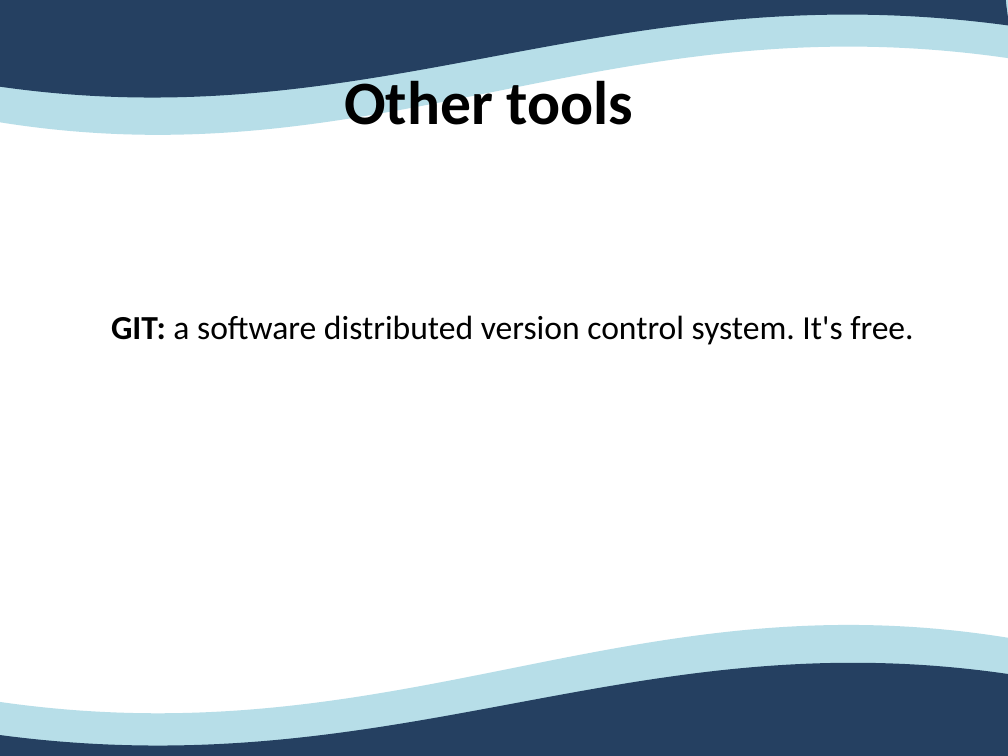
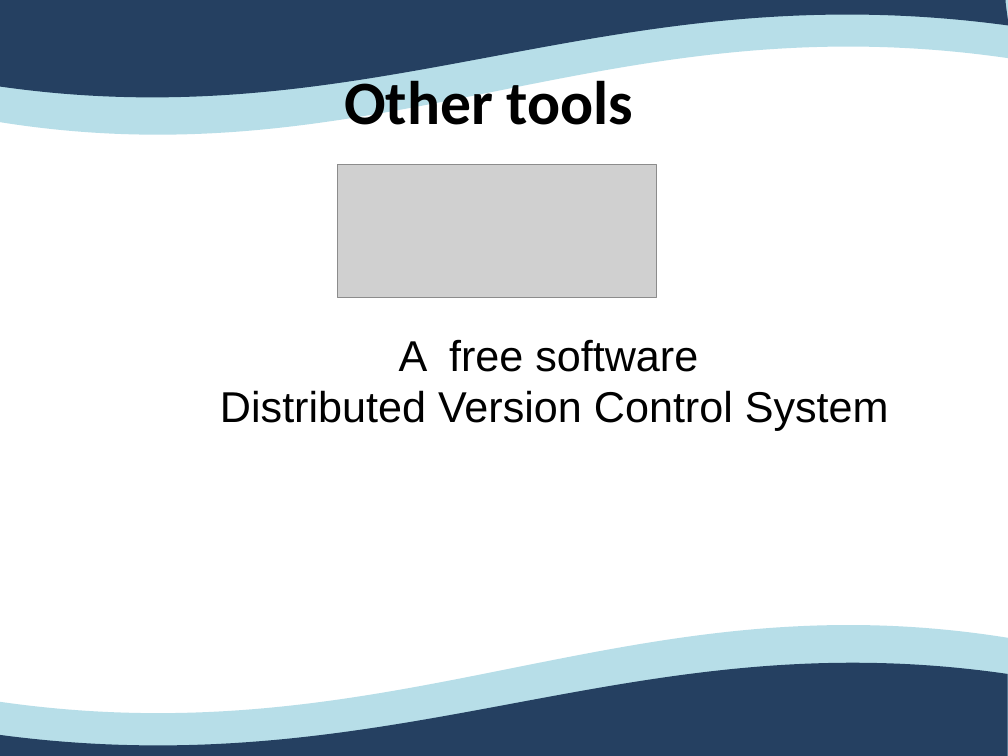
Before and after one commit to Ovan33/Immobilier, a slide deck: slide 9 of docs/Rapport/ProjetTuteureAnglais.ppt. Drawn at 1008x756 pixels with LibreOffice and Linux fonts; fonts in the diff are those of the drawing; grey boxes stand for pictures. Boxes give left, top, right and bottom in pixels: in the first picture for what was removed or moved away, otherwise in the second. Text is boxed around its words. In the diff, an @@ line names an element or a change of style, - is before the commit and + after.

```diff
--- a/docs/Rapport/ProjetTuteureAnglais.ppt
+++ b/docs/Rapport/ProjetTuteureAnglais.ppt
@@ outline redrawn in 3 elements at <box>0,662,1008,756</box>, <box>0,0,1008,98</box>, <box>0,0,1008,135</box> @@
@@ picture added at <box>338,164,657,297</box> @@
@@ text at <box>220,339,889,430</box>: text changed; size 24 to 30.8 pt; font Calibri to Arial @@
-  GIT: a software distributed version control system. It's free.
+  A free software
+  Distributed Version Control System
```
Also in this commit, not shown: 18 other slides changed, 7 slides added, 6 slides removed, 9 other files.
